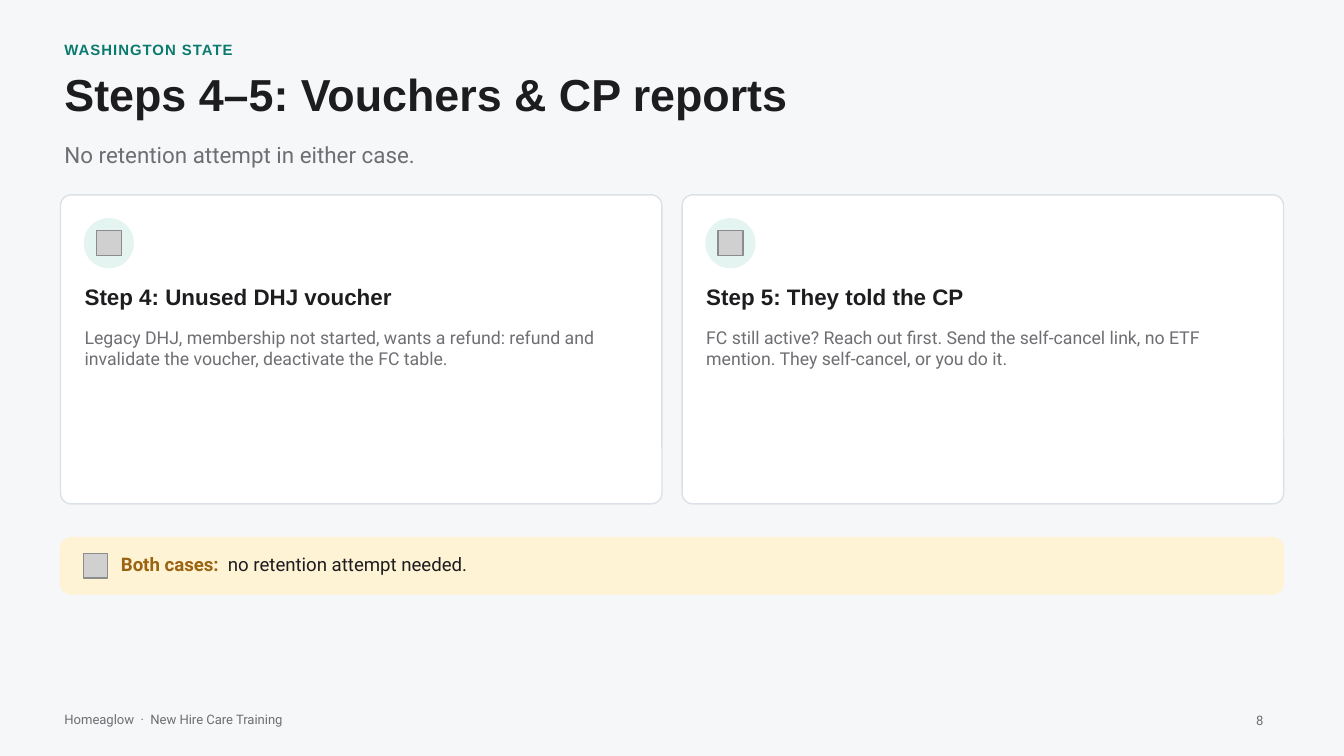
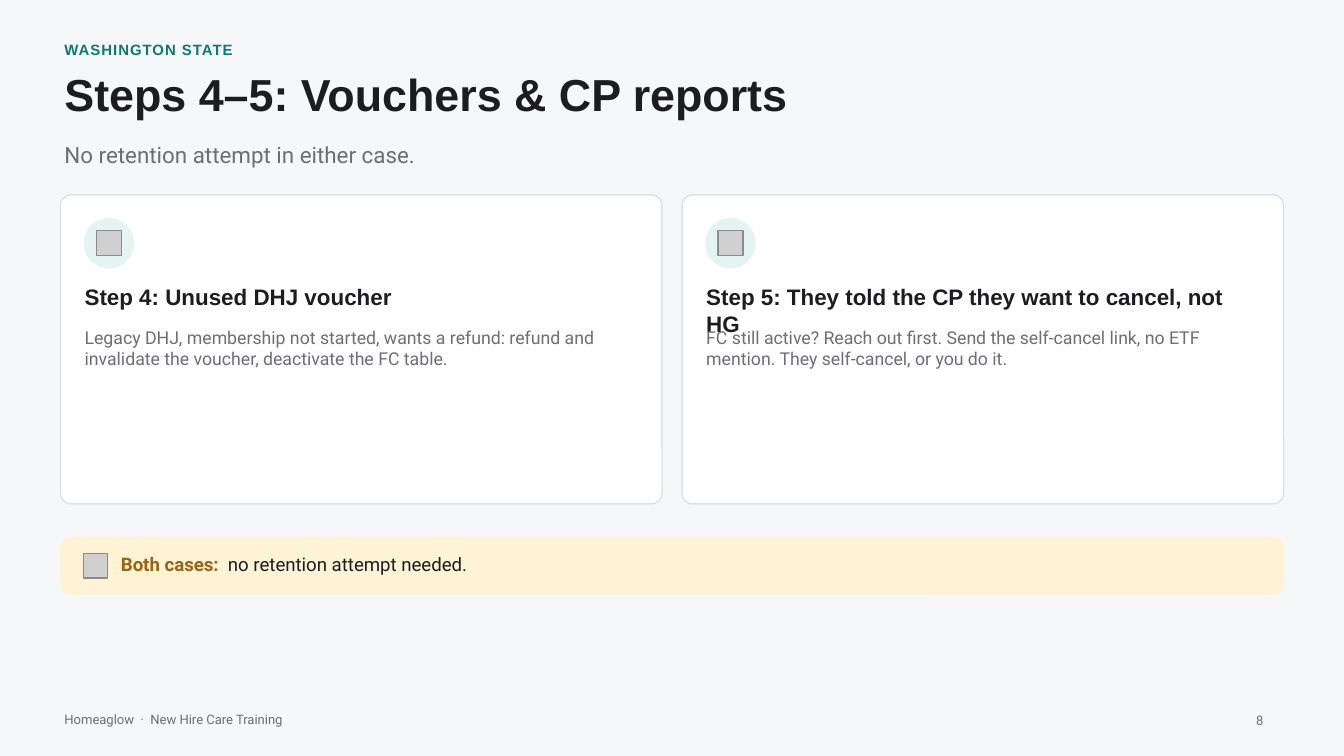
Before and after one commit to anjulimichelle/training, a slide deck: slide 8 of retention-membership-cancellation/retention-membership-cancellation.pptx. Drawn at 1344x756 pixels with LibreOffice and Linux fonts; fonts in the diff are those of the drawing; grey boxes stand for pictures. Boxes give left, top, right and bottom in pixels: in the first picture for what was removed or moved away, otherwise in the second. Text is boxed around its words. In the diff, an @@ line names an element or a change of style, - is before the commit and + after.

```diff
--- a/retention-membership-cancellation/retention-membership-cancellation.pptx
+++ b/retention-membership-cancellation/retention-membership-cancellation.pptx
@@ text at box(706, 288, 1223, 338): text changed @@
-Step 5: They told the CP
+Step 5: They told the CP they want to cancel, not HG
```
Also in this commit, not shown: 6 other slides changed, 29 slides added, 4 other files.
